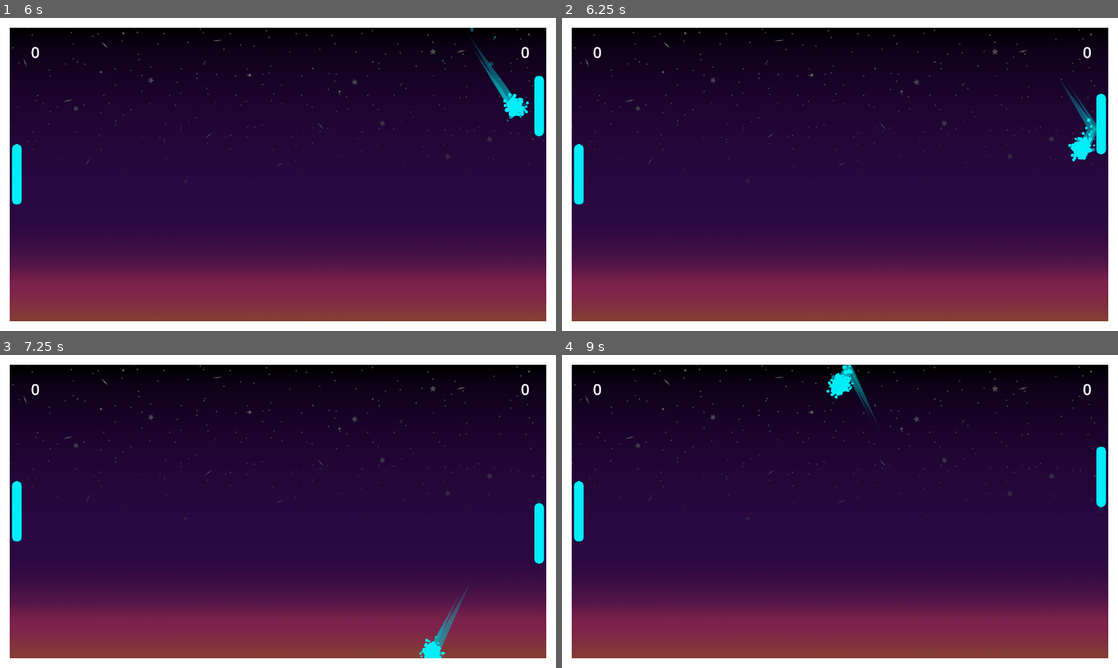
Above: before the commit, frames 1-4 (two rows, left to right).
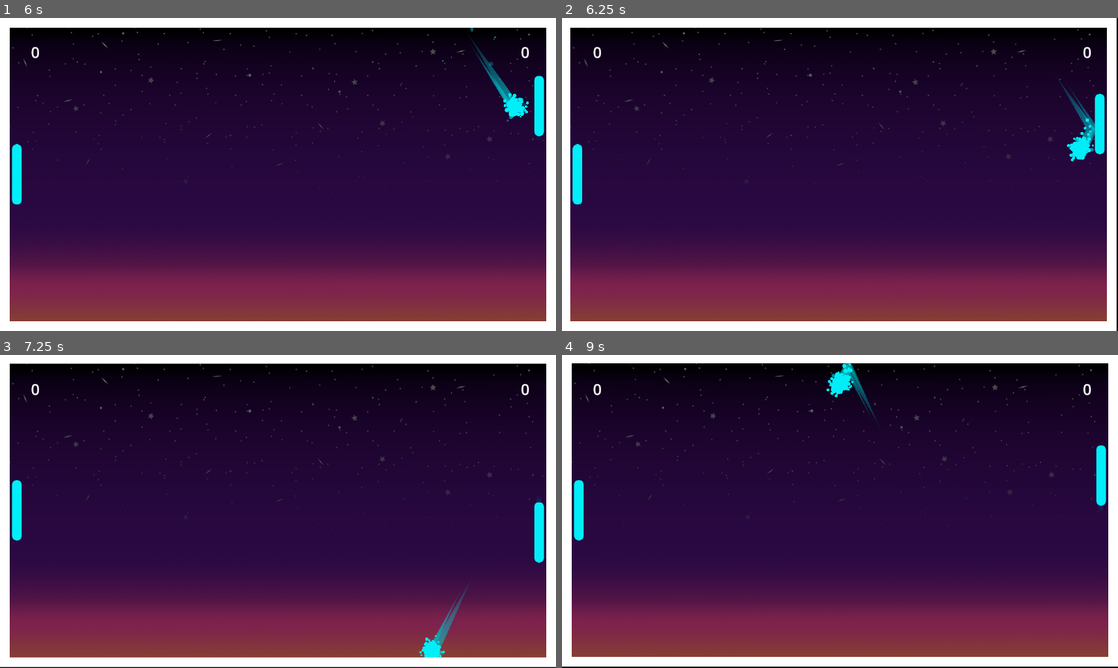
Above: after the commit, the same moments.

Repository: Jcodefox/Fox-Pong
Game: Godot game, scene res://scenes/main_scene.tscn
Two runs of this game, one before a commit and one after it. Both use one fixed random seed, a clock stepped at 60 frames per second and the inputs below.
Inputs:
- Up to frame 1 (6 s): no input
- Up to frame 2 (6.25 s): no input
- Up to frame 3 (7.25 s): no input
- Up to frame 4 (9 s): no input

Frame 1 is identical in both runs. In frame 2, 1.7% of the frame differs, in the area x 1-100%, y 0-100%; in frame 3, 1.9%; in frame 4, 2.0%, in the area x 0-100%, y 2-100%.

Commit message:
Add sfx and screen shake

Diff:
--- a/project.godot
+++ b/project.godot
@@ -24,7 +24,8 @@
 folder_colors={
 "res://art/": "purple",
 "res://scenes/": "pink",
-"res://scripts/": "yellow"
+"res://scripts/": "yellow",
+"res://sfx/": "red"
 }
 
 [global_group]
--- a/scenes/ball.tscn
+++ b/scenes/ball.tscn
@@ -1,6 +1,9 @@
 [gd_scene format=3 uid="uid://rkjo20cjg2uq"]
 
 [ext_resource type="Script" uid="uid://bln2fyoj67bba" path="res://scripts/ball.gd" id="1_7s4qf"]
+[ext_resource type="AudioStream" uid="uid://4kvcl17mk7vk" path="res://sfx/paddle_ball.wav" id="2_4dx81"]
+[ext_resource type="AudioStream" uid="uid://drpjcghdg8mtf" path="res://sfx/lose_ball.wav" id="2_cxlvu"]
+[ext_resource type="AudioStream" uid="uid://dmb5mi6sfun0x" path="res://sfx/wall_ball.wav" id="2_f7cbr"]
 
 [sub_resource type="Curve" id="Curve_7s4qf"]
 _data = [Vector2(0, 0), 0.0, 0.0, 0, 0, Vector2(1, 1), 0.0, 0.0, 0, 0]
@@ -104,3 +107,12 @@
 scale_amount_min = 0.05
 scale_amount_max = 0.15
 color_ramp = SubResource("Gradient_4dx81")
+
+[node name="Paddle" type="AudioStreamPlayer" parent="." unique_id=980271575]
+stream = ExtResource("2_4dx81")
+
+[node name="Wall" type="AudioStreamPlayer" parent="." unique_id=1720224315]
+stream = ExtResource("2_f7cbr")
+
+[node name="Lose" type="AudioStreamPlayer" parent="." unique_id=1904471379]
+stream = ExtResource("2_cxlvu")
--- a/scenes/main_scene.tscn
+++ b/scenes/main_scene.tscn
@@ -6,21 +6,24 @@
 [ext_resource type="PackedScene" uid="uid://ck5cplpl1mtmj" path="res://scenes/wall.tscn" id="3_7ykc4"]
 [ext_resource type="PackedScene" uid="uid://hhhdygrju80g" path="res://scenes/horizontal_wall.tscn" id="3_pu3yx"]
 [ext_resource type="Texture2D" uid="uid://cksb02lpnhc3h" path="res://art/bg.png" id="5_gubc5"]
+[ext_resource type="Script" uid="uid://cuts2n2kbh5sc" path="res://scripts/camera_2d.gd" id="7_c16ls"]
 
 [node name="MainScene" type="Node2D" unique_id=1334353839]
 script = ExtResource("1_rt2n2")
 
-[node name="BG" type="CanvasLayer" parent="." unique_id=1087265528]
-layer = -2
-
-[node name="TextureRect" type="TextureRect" parent="BG" unique_id=2036633431]
+[node name="TextureRect" type="TextureRect" parent="." unique_id=2036633431]
 modulate = Color(0.5370987, 0.5370987, 0.5370987, 1)
 anchors_preset = 15
 anchor_right = 1.0
 anchor_bottom = 1.0
+offset_right = 1152.0
+offset_bottom = 648.0
 grow_horizontal = 2
 grow_vertical = 2
 texture = ExtResource("5_gubc5")
+
+[node name="BG" type="CanvasLayer" parent="." unique_id=1087265528]
+layer = -2
 
 [node name="UI" type="CanvasLayer" parent="." unique_id=1948223499]
 
@@ -43,8 +46,9 @@
 text = "0"
 horizontal_alignment = 2
 
-[node name="Ball" parent="." unique_id=535890320 instance=ExtResource("1_0f027")]
+[node name="Ball" parent="." unique_id=535890320 node_paths=PackedStringArray("camera") instance=ExtResource("1_0f027")]
 position = Vector2(576, 324)
+camera = NodePath("../Camera2D")
 
 [node name="Paddle1" parent="." unique_id=125925247 node_paths=PackedStringArray("ball") instance=ExtResource("2_2c62f")]
 position = Vector2(35, 324)
@@ -71,4 +75,8 @@
 [node name="RightWall" parent="Walls" unique_id=853582717 instance=ExtResource("3_7ykc4")]
 position = Vector2(1142, 324)
 
+[node name="Camera2D" type="Camera2D" parent="." unique_id=357244307]
+position = Vector2(576, 324)
+script = ExtResource("7_c16ls")
+
 [connection signal="area_entered" from="Ball" to="Ball" method="_on_area_entered"]
--- a/scripts/ball.gd
+++ b/scripts/ball.gd
@@ -1,5 +1,6 @@
 extends Area2D
 
+@export var camera: Camera2D
 var spawn_point: Vector2 = Vector2.ZERO
 var speed: float = 400
 var direction: Vector2 = Vector2.RIGHT
@@ -33,17 +34,23 @@
 func _on_area_entered(area: Area2D) -> void:
 	if area.is_in_group("paddle"):
 		direction.x = -direction.x
+		camera.shake(Vector2.RIGHT * 4, 25, 0.1)
 		var paddle_height: float = area.height
 		var weight: float = (area.position.y - position.y) / (paddle_height * 0.5)
 		direction = direction.lerp(Vector2.UP, weight * 0.5)
 		$HitParticles.restart()
+		$Paddle.play()
 	elif area.is_in_group("wall"):
 		direction.y = -direction.y
+		camera.shake(Vector2.UP * 3, 25, 0.1)
 		$HitParticles.restart()
+		$Wall.play()
 	else:
+		camera.shake(Vector2.RIGHT * 15, 25, 0.1)
 		global_position = spawn_point
 		randomize_direction()
 		if area.is_in_group("p1_goal"):
 			get_tree().current_scene.p2_score += 1
 		else:
 			get_tree().current_scene.p1_score += 1
+		$Lose.play()
--- /dev/null
+++ b/scripts/camera_2d.gd
@@ -0,0 +1,17 @@
+extends Camera2D
+
+@onready var pos: Vector2 = position
+var t: float = 0.0
+var shake_factor: Vector2 = Vector2.ZERO
+var shake_speed: float = 100
+
+func _process(delta: float) -> void:
+	t += delta
+	position.y = pos.y + sin(t * shake_speed) * shake_factor.y
+	position.x = pos.x + cos(t * shake_speed) * shake_factor.x
+
+func shake(factor: Vector2, speed: float, time: float) -> void:
+	shake_factor = factor
+	shake_speed = speed
+	await get_tree().create_timer(time).timeout
+	shake_factor = Vector2.ZERO
Not shown, added: scripts/camera_2d.gd.uid
Not shown, added: sfx/lose_ball.wav.import
Not shown, added: sfx/paddle_ball.wav.import
Not shown, added: sfx/wall_ball.wav.import
Not shown, added: sfx/lose_ball.wav
Not shown, added: sfx/paddle_ball.wav
Not shown, added: sfx/wall_ball.wav
